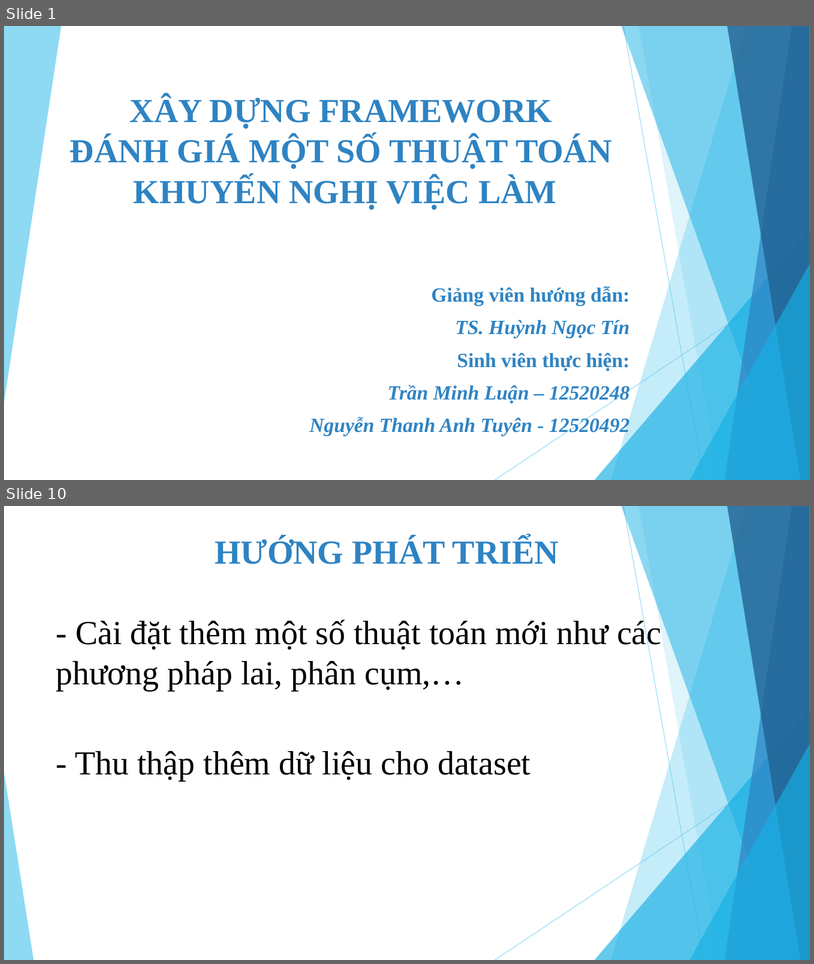
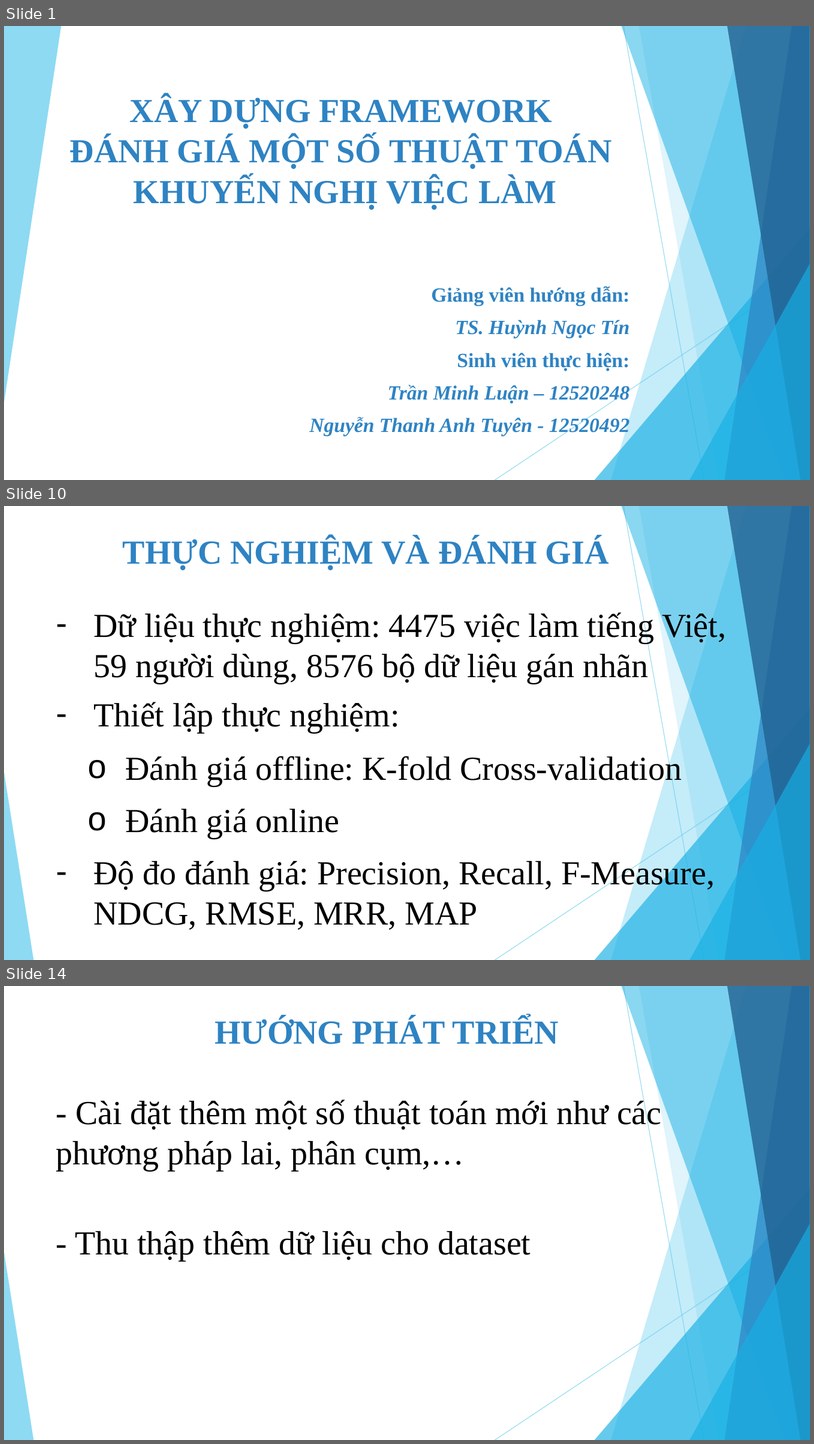
Before and after one commit to tuyennta/JobRecSys, a slide deck: Documents/Báo cáo/Bao cao KLTN_2.pptx. Shown one above the other, each under a label of ours: slides 1 and 10 before the commit, slides 1, 10 and 14 after it; the slides between them are not shown. The pictures are 814x964 and 814x1444 pixels, drawn with LibreOffice and Linux fonts; fonts in the diff are those of the drawing. Boxes give left, top, right and bottom in pixels: in the first picture for what was removed or moved away, otherwise in the second. Text is boxed around its words. In the diff, an @@ line names an element or a change of style, - is before the commit and + after.

```diff
--- a/Documents/Báo cáo/Bao cao KLTN_2.pptx
+++ b/Documents/Báo cáo/Bao cao KLTN_2.pptx
@@ slide 10 added at box(4, 506, 810, 960), background #FFFFFF; not listed: 10 template elements that a slide beside it also shows @@
@@ text added at box(123, 538, 609, 570), 40 pt, text #2E83C3, bold @@
+THỰC NGHIỆM VÀ ĐÁNH GIÁ
@@ line added from (40, 600) to (159, 722), #FFFFFF 1 pt @@
@@ text added at box(94, 610, 726, 683), 40 pt, text #000000 @@
+– Dữ liệu thực nghiệm: 4475 việc làm tiếng Việt, 59 người dùng, 8576 bộ dữ liệu gán nhãn
@@ text added at box(94, 702, 399, 733), 40 pt, text #000000 @@
+– Thiết lập thực nghiệm:
@@ text added at box(126, 754, 682, 786), 40 pt, text #000000 @@
+o Đánh giá offline: K-fold Cross-validation
@@ text added at box(126, 808, 340, 838), 40 pt, text #000000 @@
+o Đánh giá online
@@ text added at box(94, 858, 715, 930), 40 pt, text #000000 @@
+– Độ đo đánh giá: Precision, Recall, F-Measure, NDCG, RMSE, MRR, MAP
@@ what was slide 10 is now slide 14 @@
```
Also in this commit, not shown: 8 slides changed, 4 other slides added, 1 other file.
